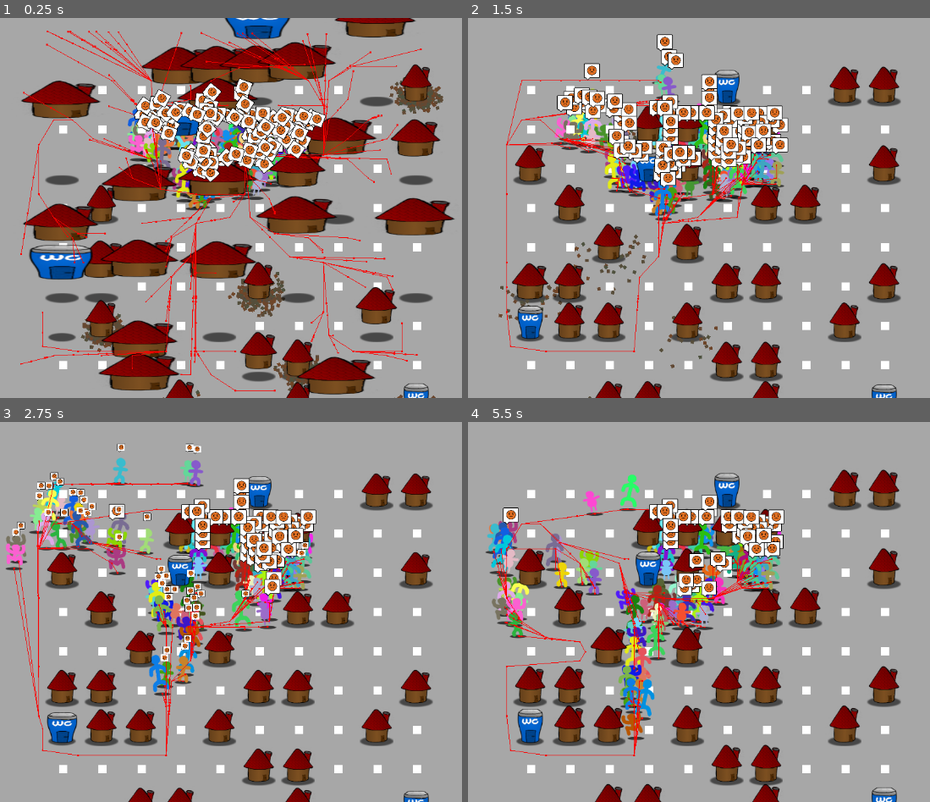
Above: before the commit, frames 1-4 (two rows, left to right).
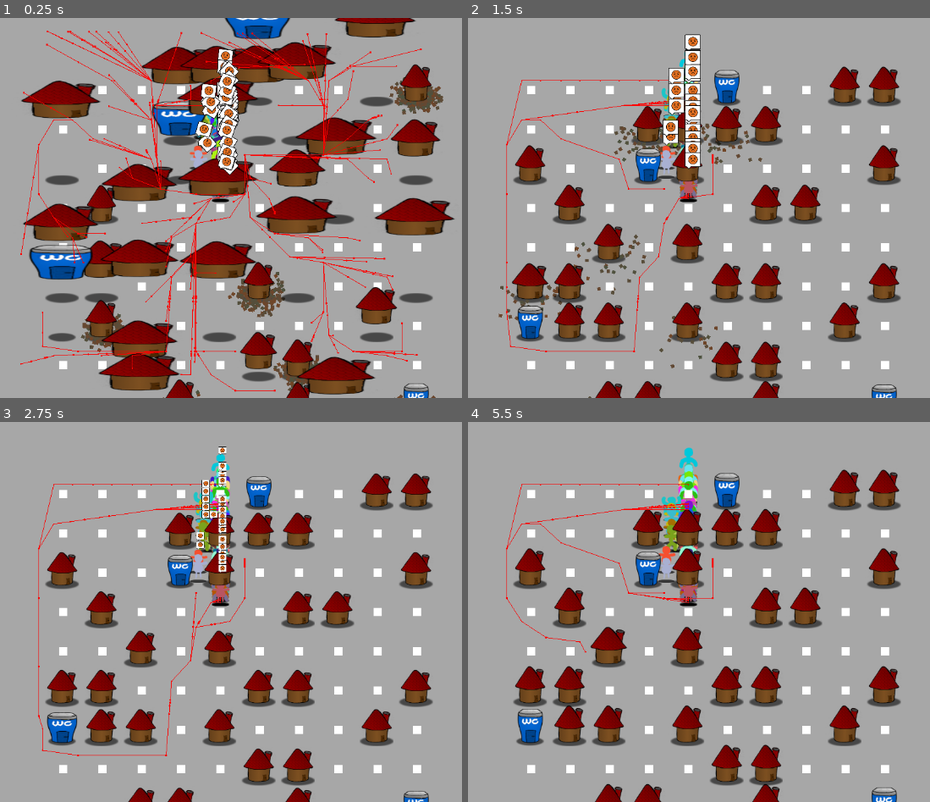
Above: after the commit, the same moments.

Repository: Viggzta/gmtk-jam-2024
Game: Godot game, scene res://scenes/test/felix/testscne.tscn
The game is run twice, just before and just after one commit, with the same random seed, the same clock (stepped at 60 frames per second) and the same inputs. This scene is started directly instead of the project's main scene. Sound files missing from this copy of the repository are replaced by a short silence.
Inputs (mouse positions are in pixels of both pictures, inside the frame that each line leads up to):
- Up to frame 1 (0.25 s): no input
- Up to frame 2 (1.5 s): tap Enter at 0.5 s; move the mouse to (532, 170) at 0.52 s; press the mouse at (532, 170) at 0.53 s; hold D (right) 0.53-1.28 s; move the mouse to (532, 287) at 1.27 s; release the mouse at (532, 287) at 1.28 s; hold S (down) from 1.28 s (still down); right-click (532, 287) at 1.35 s; click (532, 287) at 1.42 s
- Up to frame 3 (2.75 s): move the mouse to (60, 729) at 2.02 s; release S (down) at 2.03 s; press the mouse at (60, 729) at 2.03 s; hold D (right) from 2.03 s (still down)
- Up to frame 4 (5.5 s): move the mouse to (569, 612) at 2.77 s; release D (right) at 2.78 s; release the mouse at (569, 612) at 2.78 s; hold W (up) 2.78-3.53 s; right-click (569, 612) at 2.85 s; click (569, 612) at 2.92 s; move the mouse to (569, 691) at 3.52 s; press the mouse at (569, 691) at 3.53 s; hold A (left) 3.53-5.03 s; move the mouse to (569, 729) at 4.27 s; release the mouse at (569, 729) at 4.28 s; right-click (569, 729) at 4.35 s; click (569, 729) at 4.42 s; move the mouse to (611, 653) at 5.02 s; press the mouse at (611, 653) at 5.03 s; hold S (down) from 5.03 s (still down)

The runs differ from the first frame. In frame 1, 7.7% of the frame differs, in the area x 27-71%, y 8-51%; in frame 2, 12%; in frame 3, 13%, in the area x 1-69%, y 5-87%; in frame 4, 12%.
Error before the commit: Cannot call method 'get_children' on a null value. (res://scenes/npc/dude.gd:161)
Error after the commit: Cannot call method 'get_children' on a null value. (res://scenes/npc/dude.gd:163)

Commit message:
powerful dudes

Diff:
--- a/src/scenes/npc/dude.gd
+++ b/src/scenes/npc/dude.gd
@@ -91,6 +91,8 @@
 
 	var current_agent_position: Vector2 = global_position
 	var next_path_position: Vector2 = navigation_agent.get_next_path_position()
+	if global_position.distance_to(target_need_building.global_position) < 200:
+		next_path_position = target_need_building.global_position
 
 	# print(navigation_agent.is_navigation_finished(), "   current: ", current_agent_position, " next: ", next_path_position)
 	var movement: Vector2 = position - lastpos
